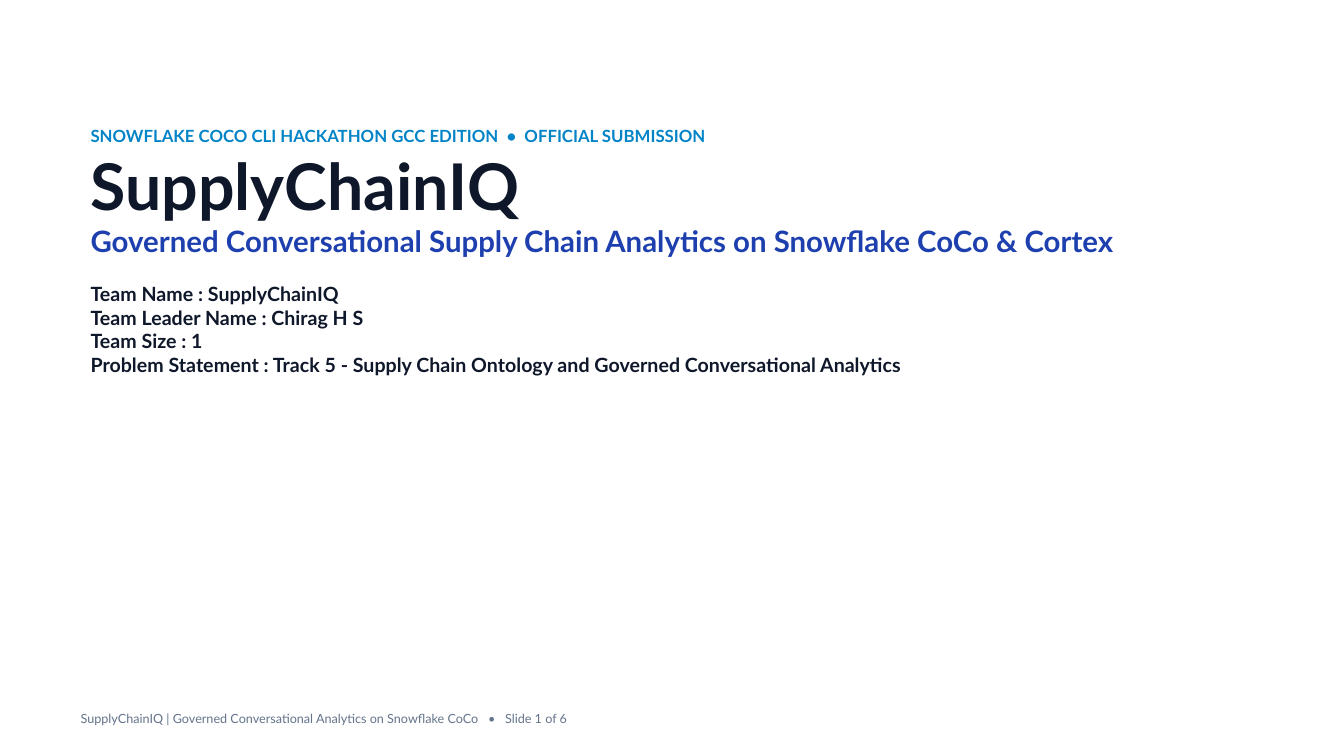
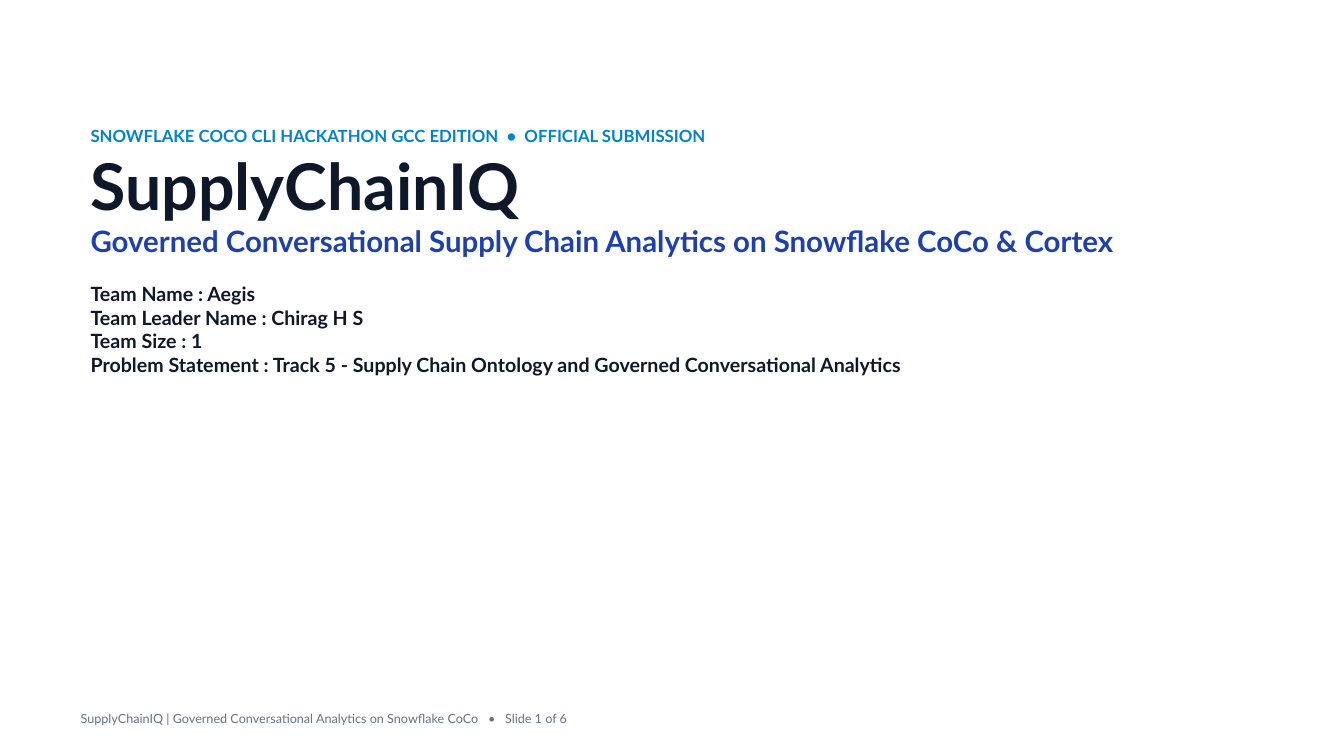
Before and after one commit to chiraghs/CoCo-Learn, a slide deck: slide 1 of deck/Prototype Submission Template _ CoCo CLI Hackathon GCC Edition.pptx. Drawn at 1344x756 pixels with LibreOffice and Linux fonts; fonts in the diff are those of the drawing. Boxes give left, top, right and bottom in pixels: in the first picture for what was removed or moved away, otherwise in the second. Text is boxed around its words. In the diff, an @@ line names an element or a change of style, - is before the commit and + after.

Commit message:
fix(deck): Update official Team Name to Aegis across pitch decks & submission templates

```diff
--- a/deck/Prototype Submission Template _ CoCo CLI Hackathon GCC Edition.pptx
+++ b/deck/Prototype Submission Template _ CoCo CLI Hackathon GCC Edition.pptx
@@ text at (91,286,255,305): text changed @@
-Team Name : SupplyChainIQ
+Team Name : Aegis
```
Also in this commit, not shown: 10 other files.
